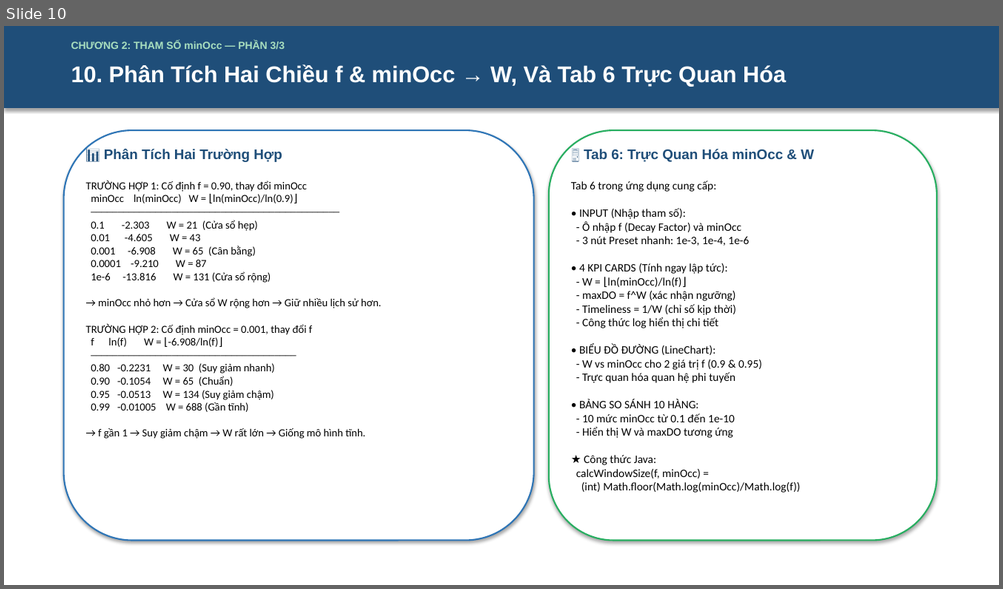
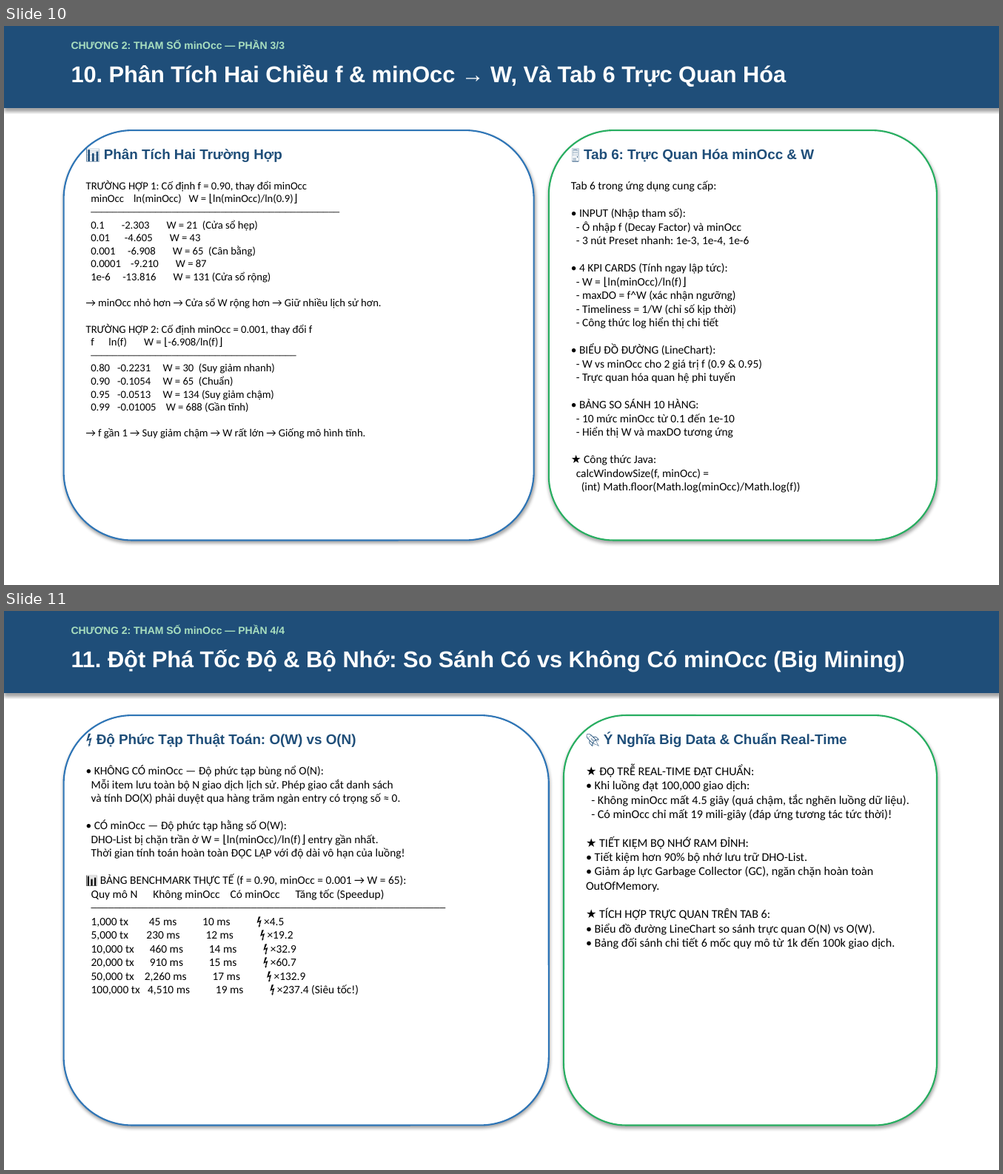
Before and after one commit to 2312741-sudo/javanc, a slide deck: docs/ThuyetTrinh_DeTai_DHOPM_2312741_NguyenThanhTam.pptx. Shown one above the other, each under a label of ours: slide 10 before the commit, slides 10 and 11 after it. The pictures are 1003x589 and 1003x1174 pixels, drawn with LibreOffice and Linux fonts; fonts in the diff are those of the drawing. Boxes give left, top, right and bottom in pixels: in the first picture for what was removed or moved away, otherwise in the second. Text is boxed around its words. In the diff, an @@ line names an element or a change of style, - is before the commit and + after.

Commit message:
feat: add Big Mining speedup chart & comparison table for minOcc (O(W) vs O(N)), update README and 80 unit tests

```diff
--- a/docs/ThuyetTrinh_DeTai_DHOPM_2312741_NguyenThanhTam.pptx
+++ b/docs/ThuyetTrinh_DeTai_DHOPM_2312741_NguyenThanhTam.pptx
@@ slide 11 added at (4, 611, 999, 1170), background #FFFFFF @@
@@ rectangle added at (4, 611, 999, 693), fill #1F4E79, outline #1F4E79 0.75 pt @@
@@ text added at (71, 625, 284, 634), 10 pt, text #A9DFBF, bold @@
+CHƯƠNG 2: THAM SỐ minOcc — PHẦN 4/4
@@ text added at (71, 649, 905, 671), 22 pt, text #FFFFFF, bold @@
+11. Đột Phá Tốc Độ & Bộ Nhớ: So Sánh Có vs Không Có minOcc (Big Mining)
@@ rounded rectangle added at (64, 715, 549, 1126), fill #FFFFFF, outline #2E75B6 1.5 pt @@
@@ rounded rectangle added at (563, 715, 936, 1126), fill #FFFFFF, outline #27AE60 1.5 pt @@
@@ text added at (96, 734, 356, 747), 13.5 pt, text #1F4E79, bold @@
+⚡ Độ Phức Tạp Thuật Toán: O(W) vs O(N)
@@ text added at (603, 733, 847, 747), 13.5 pt, text #1F4E79, bold @@
+🚀 Ý Nghĩa Big Data & Chuẩn Real-Time
@@ text added at (91, 765, 406, 995), 11 pt, text #000000 @@
+• KHÔNG CÓ minOcc — Độ phức tạp bùng nổ O(N):
+Mỗi item lưu toàn bộ N giao dịch lịch sử. Phép giao cắt danh sách
+và tính DO(X) phải duyệt qua hàng trăm ngàn entry có trọng số ≈ 0.
+• CÓ minOcc — Độ phức tạp hằng số O(W):
+DHO-List bị chặn trần ở W = ⌊ln(minOcc)/ln(f)⌋ entry gần nhất.
+Thời gian tính toán hoàn toàn ĐỘC LẬP với độ dài vô hạn của luồng!
+📊 BẢNG BENCHMARK THỰC TẾ (f = 0.90, minOcc = 0.001 → W = 65):
+Quy mô N Không minOcc Có minOcc Tăng tốc (Speedup)
+──────────────────────────────────────────────────────────────
+1,000 tx 45 ms 10 ms ⚡ ×4.5
+5,000 tx 230 ms 12 ms ⚡ ×19.2
+10,000 tx 460 ms 14 ms ⚡ ×32.9
+20,000 tx 910 ms 15 ms ⚡ ×60.7
+50,000 tx 2,260 ms 17 ms ⚡ ×132.9
+100,000 tx 4,510 ms 19 ms ⚡ ×237.4 (Siêu tốc!)
@@ text added at (586, 766, 909, 949), 11.5 pt, text #000000 @@
+★ ĐỘ TRỄ REAL-TIME ĐẠT CHUẨN:
+• Khi luồng đạt 100,000 giao dịch:
+- Không minOcc mất 4.5 giây (quá chậm, tắc nghẽn luồng dữ liệu).
+- Có minOcc chỉ mất 19 mili-giây (đáp ứng tương tác tức thời)!
+★ TIẾT KIỆM BỘ NHỚ RAM ĐỈNH:
+• Tiết kiệm hơn 90% bộ nhớ lưu trữ DHO-List.
+• Giảm áp lực Garbage Collector (GC), ngăn chặn hoàn toàn OutOfMemory.
+★ TÍCH HỢP TRỰC QUAN TRÊN TAB 6:
+• Biểu đồ đường LineChart so sánh trực quan O(N) vs O(W).
+• Bảng đối sánh chi tiết 6 mốc quy mô từ 1k đến 100k giao dịch.
```
Also in this commit, not shown: 8 slides changed, 4 other files.
